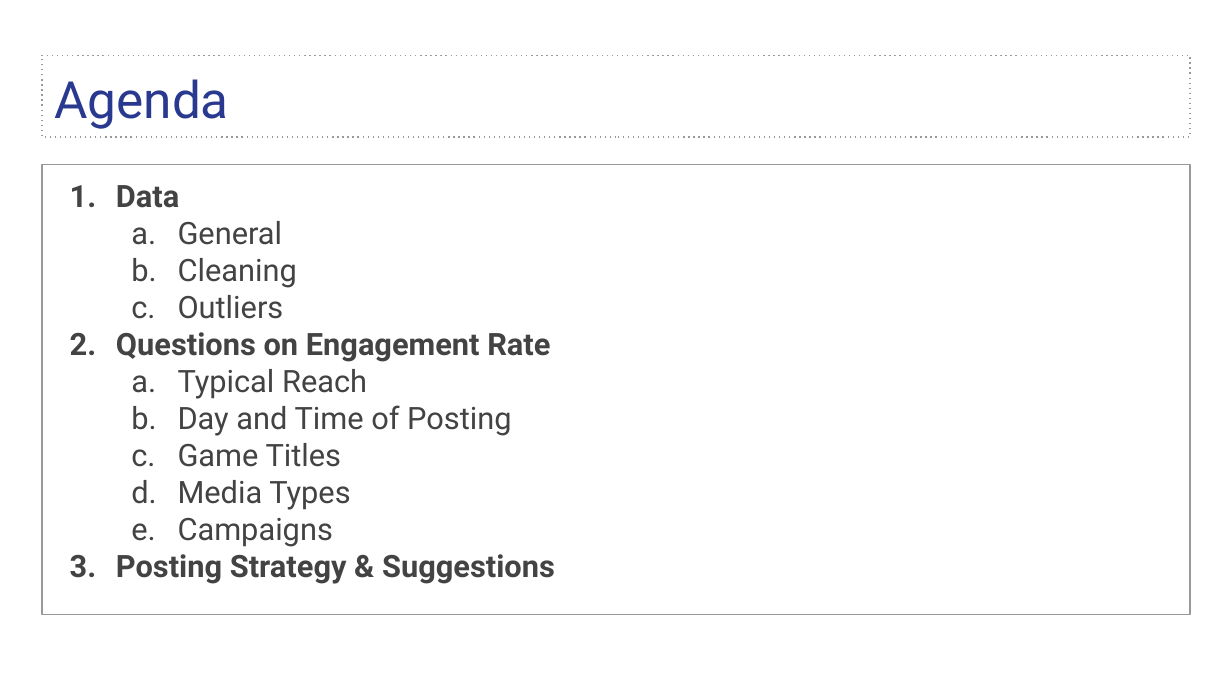
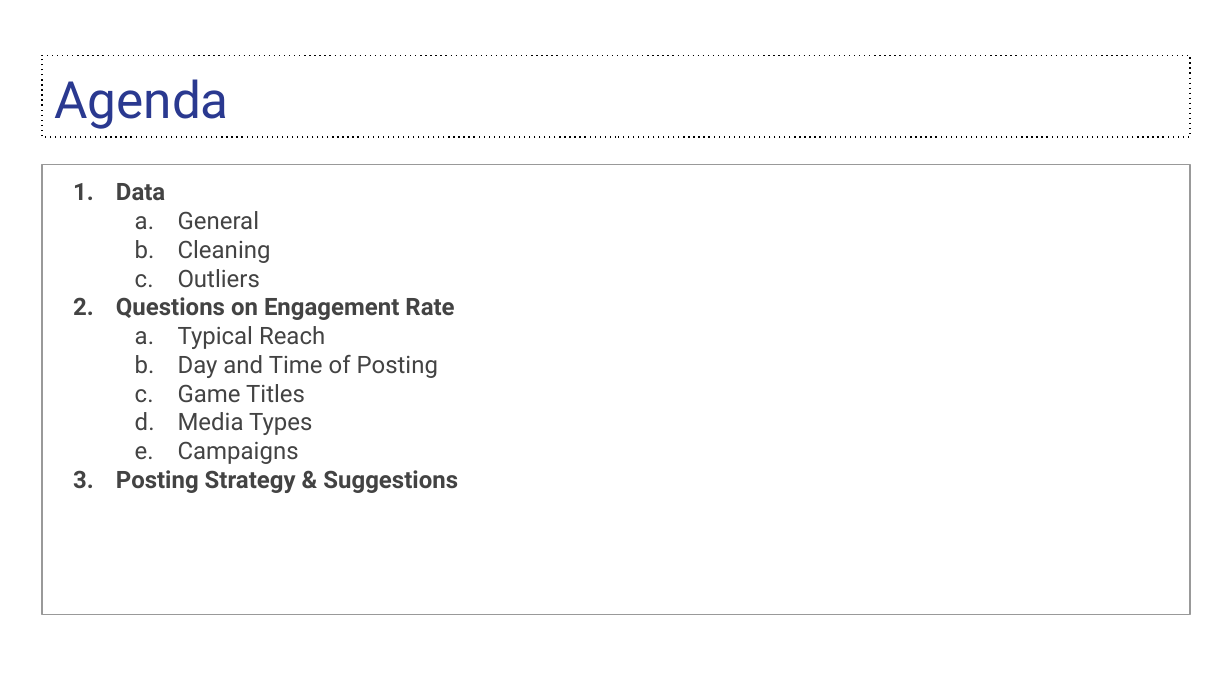
Before and after one commit to sidthakur08/EGxGeniusLeague, a slide deck: slide 2 of DA/EG Data Analysis Assessment .pptx. Drawn at 1232x693 pixels with LibreOffice and Linux fonts; fonts in the diff are those of the drawing. Boxes give left, top, right and bottom in pixels: in the first picture for what was removed or moved away, otherwise in the second. Text is boxed around its words. In the diff, an @@ line names an element or a change of style, - is before the commit and + after.

```diff
--- a/DA/EG Data Analysis Assessment .pptx
+++ b/DA/EG Data Analysis Assessment .pptx
@@ title "Agenda" at bbox=[42, 55, 1190, 137]: outline #999999 0.75 pt dashed to #000000 0.75 pt dashed @@
@@ text "Data" at bbox=[42, 165, 1190, 615]: size 18 to 14 pt; indent changed @@
```
Also in this commit, not shown: 9 other slides changed, 2 slides added, 7 other files.
